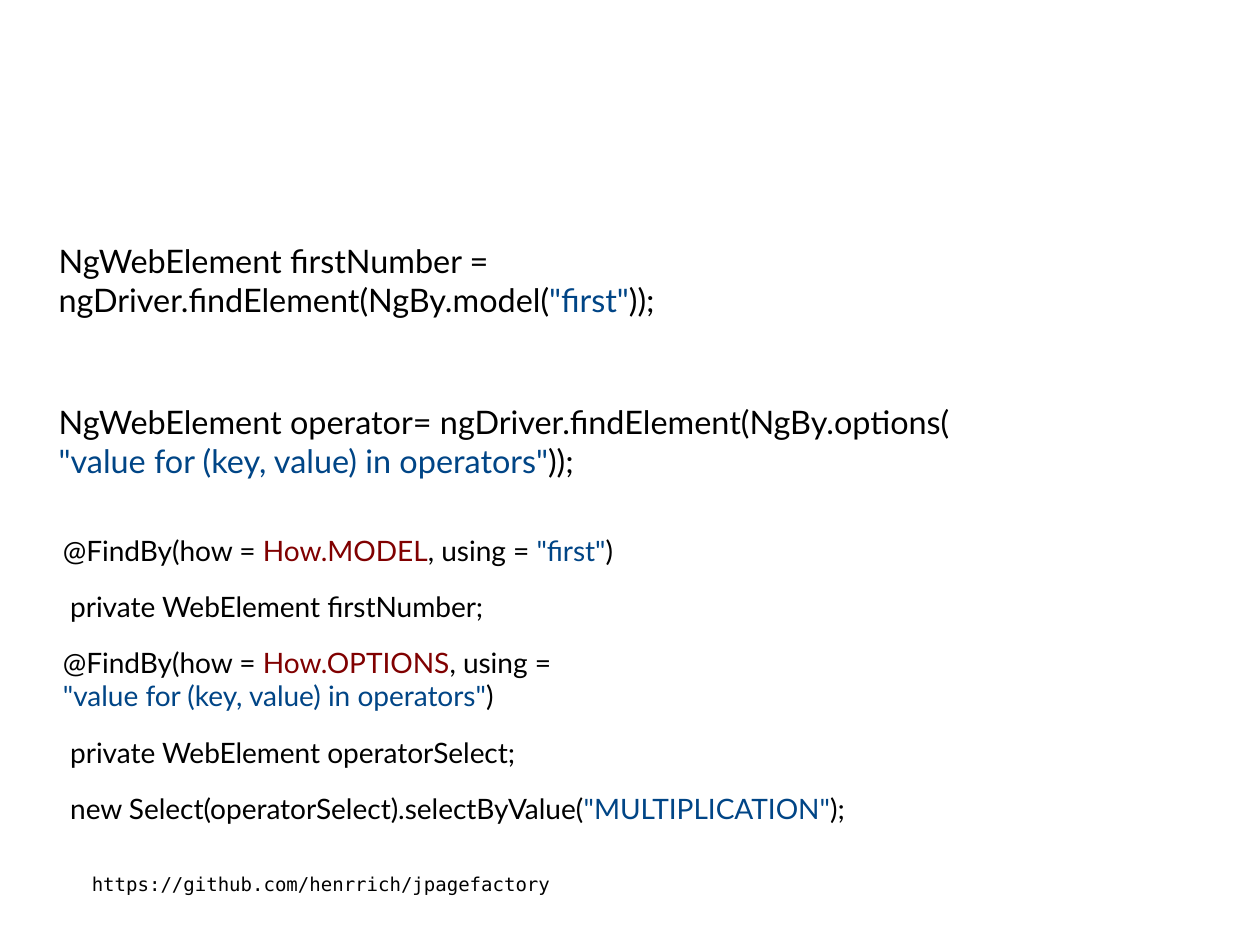
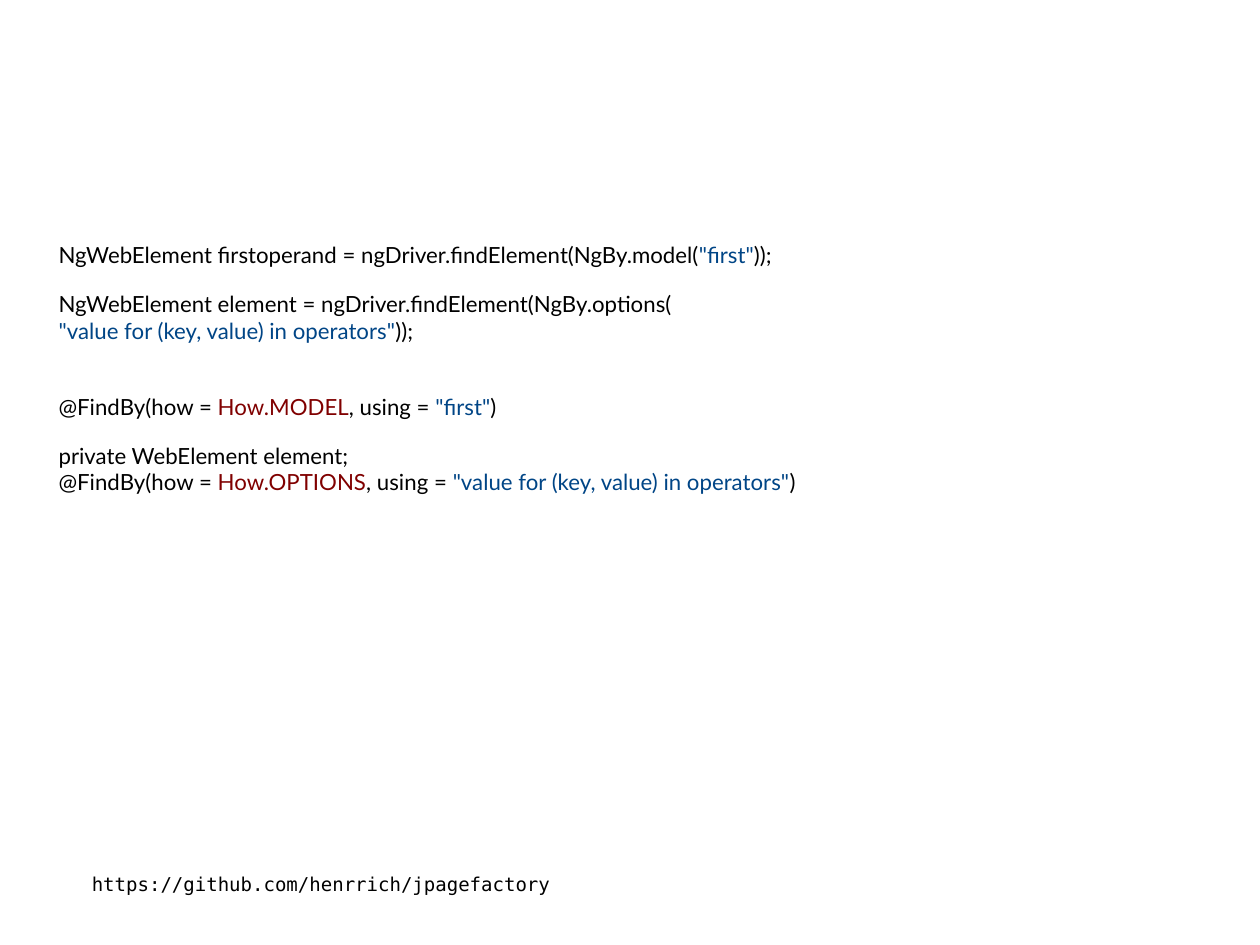
Before and after one commit to sergueik/selenium_java, a slide deck: slide 19 of protractor/jProtractor.odp (slide 13 before the commit). Drawn at 1260x945 pixels with LibreOffice and Linux fonts; fonts in the diff are those of the drawing; background and template pictures are left out. Boxes give left, top, right and bottom in pixels: in the first picture for what was removed or moved away, otherwise in the second. Text is boxed around its words. In the diff, an @@ line names an element or a change of style, - is before the commit and + after.

Commit message:
updated presentation

```diff
--- a/protractor/jProtractor.odp
+++ b/protractor/jProtractor.odp
@@ text at (59,246,796,494): text changed; size 20.4 to 14 pt @@
-NgWebElement firstNumber = ngDriver.findElement(NgBy.model("first"));
-NgWebElement operator= ngDriver.findElement(NgBy.options(
-"value for (key, value) in operators"));
+NgWebElement firstoperand = ngDriver.findElement(NgBy.model("first"));
+NgWebElement element = ngDriver.findElement(NgBy.options(
+"value for (key, value) in operators"));
+@FindBy(how = How.MODEL, using = "first")
+private WebElement element;
+@FindBy(how = How.OPTIONS, using = "value for (key, value) in operators")
@@ text removed at (63,539,845,824) @@
-@FindBy(how = How.MODEL, using = "first")
-private WebElement firstNumber;
-@FindBy(how = How.OPTIONS, using =
-"value for (key, value) in operators")
-private WebElement operatorSelect;
-new Select(operatorSelect).selectByValue("MULTIPLICATION");
```
Also in this commit, not shown: 2 other slides changed, 7 slides added, 3 slides removed, 1 other file.
